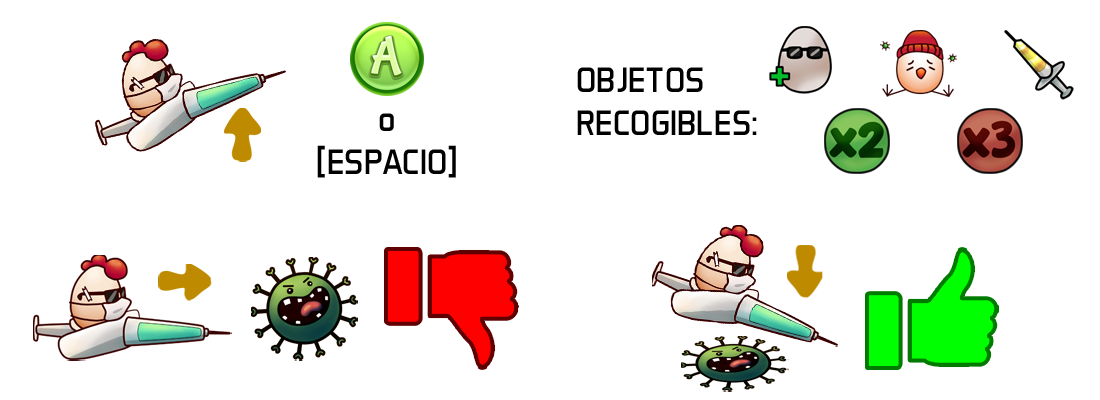
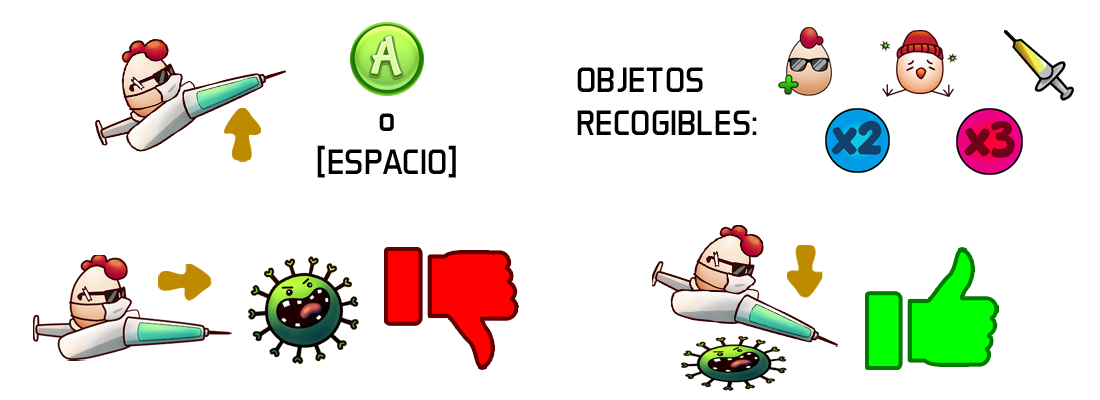
Comparing the layer stacks of the two (1100, 400) images. Changes:
added layer "Capa 11" in group "Group 2" over [1004, 30, 1074, 101]
hid "Capa 5" over [1004, 30, 1074, 100]
added layer "Capa 12" in group "Group 2" over [778, 27, 832, 96]
hid "Capa 4" over [769, 26, 832, 94]
added layer "Capa 14" in group "Group 2" over [825, 108, 890, 173]
hid "Capa 2" over [824, 108, 890, 174]
added layer "Capa 13" in group "Group 2" over [956, 108, 1023, 175]
hid "Capa 1" over [957, 108, 1023, 174]
added layer "Capa 15" in group "Group 3" over [248, 256, 359, 364]
hid "Capa 6 copia 2" over [251, 257, 358, 361]
added layer "Capa 16" in group "Group 4" over [681, 336, 787, 391]
hid "Capa 6 copia" over [681, 336, 789, 392]
